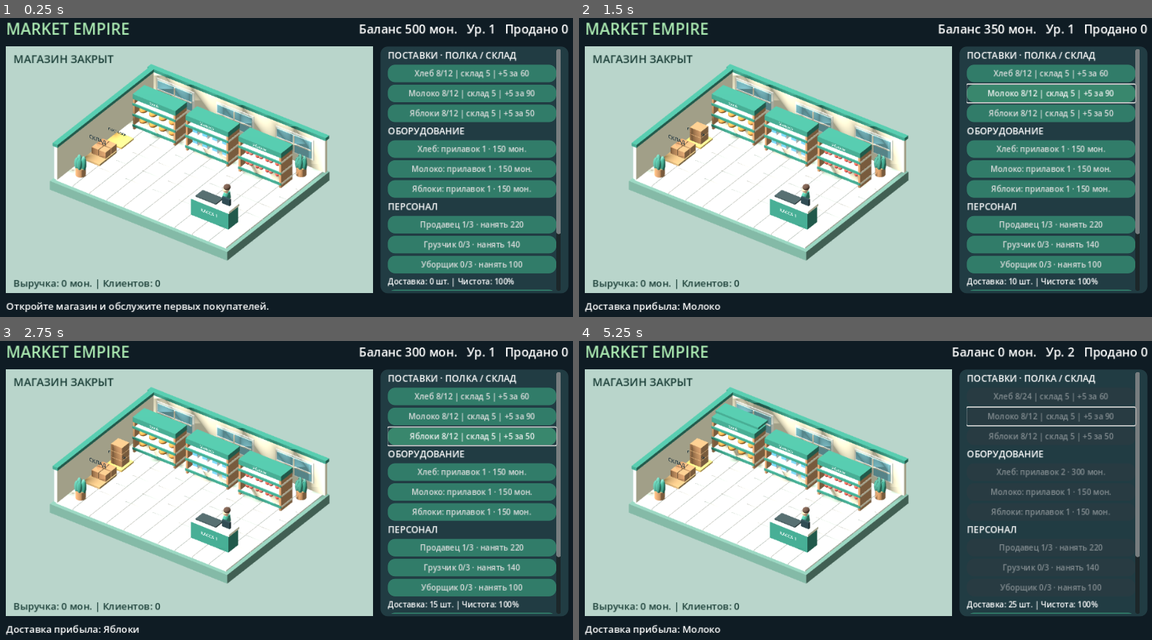
Above: before the commit, frames 1-4 (two rows, left to right).
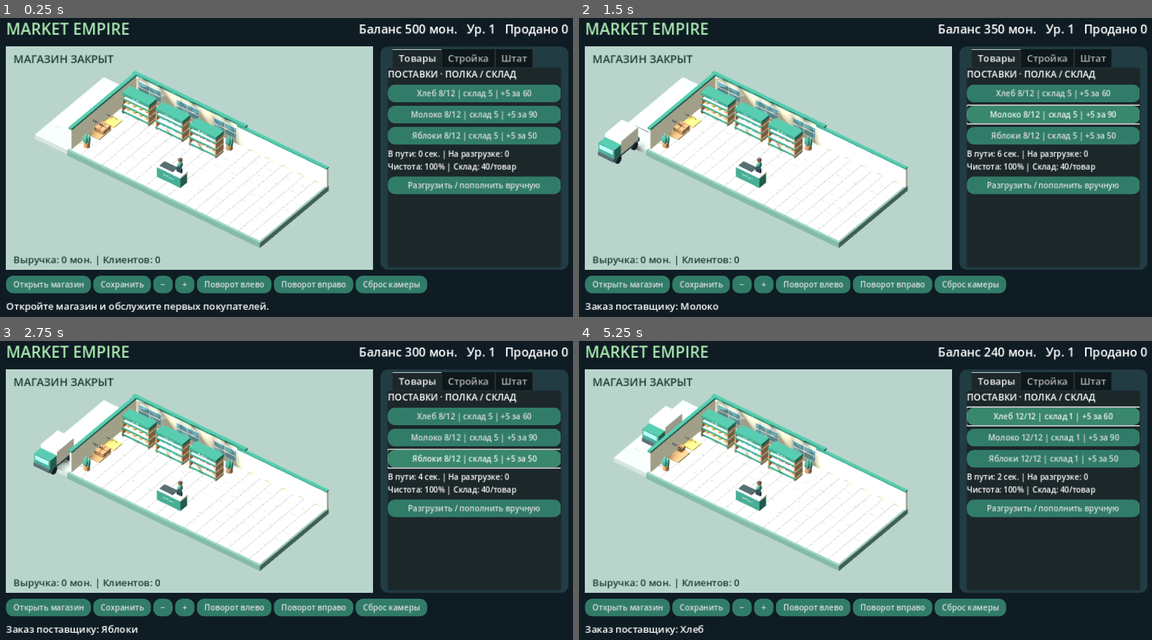
Above: after the commit, the same moments.

Repository: Denis-create-boop/mobile_game
Game: Godot game, scene res://main.tscn
The game is run twice, just before and just after one commit, with the same random seed, the same clock (stepped at 60 frames per second) and the same inputs.
Inputs (mouse positions are in pixels of both pictures, inside the frame that each line leads up to):
- Up to frame 1 (0.25 s): no input
- Up to frame 2 (1.5 s): click "Хлеб 8/12 | склад 5 | +5 за 60" at 0.5 s; click "Молоко 8/12 | склад 5 | +5 за…" at 1.25 s
- Up to frame 3 (2.75 s): click "Яблоки 8/12 | склад 5 | +5 за…" at 2 s
- Up to frame 4 (5.25 s): click (1048, 472) at 2.75 s, where only the run before the commit has a clickable "Хлеб: прилавок 1 · 150 мон."; click (1048, 397) at 3.5 s, where only the run before the commit has a clickable "Хлеб 8/24 | склад 5 | +5 за 60"; click "Разгрузить / пополнить вручную" at 4.25 s; click (1054, 415) at 5 s, where only the run after the commit has a clickable "Хлеб 12/12 | склад 1 | +5 за …"

The runs differ from the first frame. In frame 1, 42% of the frame differs, in the area x 1-100%, y 10-93%; in frame 2, 43%, in the area x 1-100%, y 10-99%; in frame 3, 42%; in frame 4, 39%.

Commit message:
Add buildable retail wing, camera controls, delivery truck and tabbed management

Diff:
--- a/main.gd
+++ b/main.gd
@@ -16,6 +16,14 @@
 var storage: Array = [5,5,5]
 var delivery: Array = [0,0,0]
 var shelf_levels: Array = [1,1,1]
+var placements: Array = [-1,-1,-1,-1,-1,-1]
+var build_kind: int = -1
+var visual: Control
+var tabs: TabContainer
+var delivery_eta: float = 0.0
+var incoming: Array = [0,0,0]
+var payment_events: Array = []
+var warehouse_level: int = 1
 var dirt: float = 0.0
 var sellers: Array = []
 var loader_pos := Vector3(-4,0,1)
@@ -104,7 +112,7 @@
 	world.clip_contents = true
 
 	row.add_child(world)
-	var visual = preload("res://store_visual.gd").new()
+	visual = preload("res://store_visual.gd").new()
 	visual.game = self
 	world.add_child(visual)
 	visual.set_anchors_and_offsets_preset(Control.PRESET_FULL_RECT)
@@ -112,36 +120,91 @@
 	panel.custom_minimum_size.x = 310
 	panel.add_theme_stylebox_override("panel", style(Color("#213c43")))
 	row.add_child(panel)
-	var scroll = ScrollContainer.new()
-	scroll.horizontal_scroll_mode = ScrollContainer.SCROLL_MODE_DISABLED
-	panel.add_child(scroll)
-	var side = VBoxContainer.new()
-	side.size_flags_horizontal = Control.SIZE_EXPAND_FILL
-	side.add_theme_constant_override("separation", 4)
-	scroll.add_child(side)
+	tabs = TabContainer.new()
+	panel.add_child(tabs)
+	var side = tab_page("Товары")
 	label(side, "ПОСТАВКИ · ПОЛКА / СКЛАД", 15)
 	for i in range(GOODS.size()):
 		shop_rows.append(button(side, "", buy.bind(i)))
-	label(side, "ОБОРУДОВАНИЕ", 15)
-	for i in range(3):
-		shelf_buttons.append(button(side, "", expand_shelf.bind(i)))
-	label(side, "ПЕРСОНАЛ", 15)
-	for i in range(3):
-		staff_buttons.append(button(side, "", hire_role.bind(i)))
 	info = label(side, "", 13)
 	button(side, "Разгрузить / пополнить вручную", manual_load)
+	side = tab_page("Стройка")
+	label(side, "РАЗМЕЩЕНИЕ ОБОРУДОВАНИЯ", 14)
+	label(side, "Выберите товар, затем место в зале.", 12)
+	for i in range(3):
+		shelf_buttons.append(button(side, "", expand_shelf.bind(i)))
+	button(side, "Отменить строительство", cancel_build)
+	button(side, "Расширить склад · 180 мон.", expand_warehouse)
+	side = tab_page("Штат")
+	label(side, "ПЕРСОНАЛ", 15)
+	for i in range(3):
+		staff_buttons.append(button(side, "", hire_role.bind(i)))
 	button(side, "Убрать магазин вручную", manual_clean)
-	open_button = button(side, "", toggle_shop)
-	button(side, "Сохранить", save_game)
+	var toolbar = HBoxContainer.new()
+	root.add_child(toolbar)
+	open_button = button(toolbar, "", toggle_shop)
+	button(toolbar, "Сохранить", save_game)
+	button(toolbar, "−", func(): visual.zoom(1.15))
+	button(toolbar, "+", func(): visual.zoom(0.87))
+	button(toolbar, "Поворот влево", func(): visual.rotate_view(-1))
+	button(toolbar, "Поворот вправо", func(): visual.rotate_view(1))
+	button(toolbar, "Сброс камеры", func(): visual.reset_view())
 	hint = label(root, "", 16)
 	hint.autowrap_mode = TextServer.AUTOWRAP_WORD_SMART
 	hint.custom_minimum_size.y = 42
 
+func tab_page(title: String) -> VBoxContainer:
+	var scroll = ScrollContainer.new()
+	scroll.name = title
+	scroll.horizontal_scroll_mode = ScrollContainer.SCROLL_MODE_DISABLED
+	tabs.add_child(scroll)
+	var content = VBoxContainer.new()
+	content.size_flags_horizontal = Control.SIZE_EXPAND_FILL
+	content.add_theme_constant_override("separation", 6)
+	scroll.add_child(content)
+	return content
+
+func build_slot(i: int) -> Vector3:
+	return Vector3(5.9+(i%3)*2.7,0,-2.1+floori(i/3.0)*3.0)
+
+func cancel_build():
+	build_kind=-1
+	message="Строительство отменено."
+	refresh()
+
+func place_equipment(slot: int):
+	if build_kind<0 or slot<0 or slot>=placements.size() or placements[slot]!=-1:
+		return
+	var i=build_kind
+	var cost=150*shelf_levels[i]
+	if shelf_levels[i]>=3 or cash<cost:
+		cancel_build()
+		return
+	cash-=cost
+	placements[slot]=i
+	shelf_levels[i]+=1
+	level+=1
+	build_kind=-1
+	message="Оборудование установлено: "+GOODS[i]
+	refresh()
+	save_game()
+
+func expand_warehouse():
+	if warehouse_level>=3 or cash<180:
+		message="Недостаточно средств или склад уже максимальный."
+		refresh()
+		return
+	cash-=180
+	warehouse_level+=1
+	message="Склад расширен."
+	refresh()
+	save_game()
+
 func refresh():
 	hud.text = "Баланс %d мон.   Ур. %d   Продано %d" % [cash, level, sold]
 	for i in range(3):
 		shop_rows[i].text = "%s %d/%d | склад %d | +5 за %d" % [GOODS[i],stock[i],capacity(i),storage[i],COST[i]*5]
-		shop_rows[i].disabled = cash < COST[i]*5 or storage[i]+delivery[i]+5 > 40
+		shop_rows[i].disabled = cash < COST[i]*5 or storage[i]+delivery[i]+incoming[i]+5 > 40*warehouse_level
 		shelf_buttons[i].text = "%s: прилавок %d · %d мон." % [GOODS[i],shelf_levels[i],150*shelf_levels[i]]
 		shelf_buttons[i].disabled = shelf_levels[i]>=3 or cash<150*shelf_levels[i]
 	var counts = [workers,loaders,cleaners]
@@ -150,7 +213,7 @@
 		staff_buttons[i].text = "%s %d/3 · нанять %d" % [names[i],counts[i],role_cost(i)]
 		staff_buttons[i].disabled = counts[i]>=3 or cash<role_cost(i)
 	open_button.text = "Закрыть магазин" if running else "Открыть магазин"
-	info.text = "Доставка: %d шт. | Чистота: %d%%" % [delivery[0]+delivery[1]+delivery[2],roundi(100-dirt)]
+	info.text = "В пути: %d сек. | На разгрузке: %d\nЧистота: %d%% | Склад: %d/товар" % [ceili(delivery_eta),delivery[0]+delivery[1]+delivery[2],roundi(100-dirt),40*warehouse_level]
 	hint.text = message
 
 func capacity(i: int = 0) -> int:
@@ -160,23 +223,22 @@
 	return [220*workers,140*(loaders+1),100*(cleaners+1)][i]
 
 func buy(i: int):
-	if cash<COST[i]*5 or storage[i]+delivery[i]+5>40:
+	if cash<COST[i]*5 or storage[i]+delivery[i]+incoming[i]+5>40*warehouse_level:
 		return
 	cash -= COST[i]*5
-	delivery[i] += 5
-	message = "Доставка прибыла: " + GOODS[i]
+	incoming[i] += 5
+	if delivery_eta<=0:
+		delivery_eta=6.0
+	message = "Заказ поставщику: " + GOODS[i]
 	refresh()
 	save_game()
 
 func expand_shelf(i: int):
 	if shelf_levels[i]>=3 or cash<150*shelf_levels[i]:
 		return
-	cash -= 150*shelf_levels[i]
-	shelf_levels[i] += 1
-	level += 1
-	message = "Новый прилавок: " + GOODS[i]
-	refresh()
-	save_game()
+	build_kind=i
+	message="Выберите свободную площадку справа от магазина."
+	refresh()
 
 func hire_role(i: int):
 	var count: int = [workers,loaders,cleaners][i]
@@ -224,6 +286,14 @@
 	return Vector3(3.1-i*2.7,0,2.3)
 
 func shelf_pos(i: int) -> Vector3:
+	# The original rack is used first; overflow is sold from installed racks.
+	if stock[i]>12:
+		var n=ceili(float(stock[i]-12)/12.0)
+		for slot in range(placements.size()):
+			if placements[slot]==i:
+				n-=1
+				if n<=0:
+					return build_slot(slot)+Vector3(0,0,0.8)
 	return Vector3(-3.25+i*3.1,0,-1.35)
 
 func add_seller():
@@ -238,6 +308,15 @@
 func _process(delta):
 	if world == null:
 		return
+	if delivery_eta>0:
+		delivery_eta=maxf(0,delivery_eta-delta)
+		if delivery_eta<=0:
+			for i in range(3):
+				delivery[i]+=incoming[i]
+				incoming[i]=0
+			message="Грузовик прибыл. Разгрузите поставку."
+			refresh()
+			save_game()
 	if running:
 		elapsed += delta
 		if elapsed>=maxf(3.0,6.0-workers*0.6+dirt*0.04) and customers.size()<6:
@@ -264,7 +343,7 @@
 		dirt=maxf(0,dirt-delta*cleaners*0.65)
 	if running or not customers.is_empty():
 		dirt=minf(100,dirt+delta*0.12)
-	info.text = "Доставка: %d шт. | Чистота: %d%%" % [delivery[0]+delivery[1]+delivery[2],roundi(100-dirt)]
+	info.text = "В пути: %d сек. | На разгрузке: %d\nЧистота: %d%% | Склад: %d/товар" % [ceili(delivery_eta),delivery[0]+delivery[1]+delivery[2],roundi(100-dirt),40*warehouse_level]
 
 func service(s: Dictionary, i: int, delta: float):
 	var home = counter(i)+Vector3(0,0,-0.95)
@@ -320,6 +399,7 @@
 				cash+=PRICE[item]
 				revenue+=PRICE[item]
 				sold+=1
+				payment_events.append({"pos":counter(i),"amount":PRICE[item]})
 				dirt=minf(100,dirt+2)
 				c["phase"]=4
 				s["phase"]=0
@@ -399,7 +479,7 @@
 		saved_storage[loader_item]+=loader_amount
 	var f=FileAccess.open(SAVE_PATH,FileAccess.WRITE)
 	if f:
-		f.store_string(JSON.stringify({"version":2,"cash":cash,"stock":saved_stock,"storag …(185 unchanged characters)…
+		f.store_string(JSON.stringify({"version":3,"placements":placements,"warehouse_level":warehouse_level,"incoming":incoming,"delivery_eta":delivery_eta,"cash":cash,"stock":saved_stock,"storag …(185 unchanged characters)…
 
 func load_game():
 	if not FileAccess.file_exists(SAVE_PATH):
@@ -415,9 +495,19 @@
 	loaders=clampi(int(data.get("loaders",0)),0,3)
 	cleaners=clampi(int(data.get("cleaners",0)),0,3)
 	dirt=clampf(float(data.get("dirt",0)),0,100)
+	warehouse_level=clampi(int(data.get("warehouse_level",1)),1,3)
+	placements=data.get("placements",[-1,-1,-1,-1,-1,-1])
+	incoming=data.get("incoming",[0,0,0])
+	delivery_eta=maxf(0,float(data.get("delivery_eta",0)))
 	for i in range(3):
 		shelf_levels[i]=clampi(int(data.get("shelf_levels",[1,1,1])[i]),1,3)
 		var old=maxi(0,int(data.get("stock",[8,8,8])[i]))
 		stock[i]=mini(old,capacity(i))
 		storage[i]=maxi(0,int(data.get("storage",[5,5,5])[i]))+old-stock[i]
 		delivery[i]=maxi(0,int(data.get("delivery",[0,0,0])[i]))
+	if int(data.get("version",1))<3:
+		var slot=0
+		for i in range(3):
+			for j in range(shelf_levels[i]-1):
+				placements[slot]=i
+				slot+=1
--- a/store_visual.gd
+++ b/store_visual.gd
@@ -18,12 +18,22 @@
 var dirt_marks: Array = []
 var delivery_boxes: Array = []
 var tick: float = 0.0
+var build_pads: Array = []
+var built_racks: Array = []
+var built_items: Array = []
+var truck: Node3D
+var warehouse_extra: Array = []
+var orbit: float = 0.65
+var camera_zoom: float = 16.5
+var popups: Array = []
+var last_placements: Array = []
+var mouse_down := Vector2.ZERO
 var status_label: Label
 var sales_label: Label
 
 func _ready():
 	stretch = true
-	mouse_filter = Control.MOUSE_FILTER_IGNORE
+	mouse_filter = Control.MOUSE_FILTER_STOP
 	viewport = SubViewport.new()
 	viewport.size = Vector2i(640,420)
 	viewport.own_world_3d = true
@@ -48,22 +58,76 @@
 	stage.add_child(light)
 	camera = Camera3D.new()
 	camera.projection = Camera3D.PROJECTION_ORTHOGONAL
-	camera.size = 11.8
+	camera.size = 16.5
 	camera.position = Vector3(10,12,14)
 	stage.add_child(camera)
-	camera.look_at(Vector3(0,0.3,0))
+	camera.look_at_from_position(Vector3(16,15,18),Vector3(3,0.3,0))
 	camera.current = true
 	build_store()
+	build_extension()
+	reset_view()
 	status_label = Label.new()
 	status_label.position = Vector2(12,8)
+	status_label.mouse_filter=Control.MOUSE_FILTER_IGNORE
 	status_label.add_theme_font_size_override("font_size",18)
 	status_label.add_theme_color_override("font_color",Color("#193d36"))
 	add_child(status_label)
 	sales_label = Label.new()
+	sales_label.mouse_filter=Control.MOUSE_FILTER_IGNORE
 	sales_label.set_anchors_and_offsets_preset(Control.PRESET_BOTTOM_LEFT)
 	sales_label.position = Vector2(12, size.y-30)
 	sales_label.add_theme_color_override("font_color",Color("#193d36"))
 	add_child(sales_label)
+
+func reset_view():
+	orbit=0.65
+	camera_zoom=16.5
+	update_camera()
+
+func zoom(factor: float):
+	camera_zoom=clampf(camera_zoom*factor,7,23)
+	update_camera()
+
+func rotate_view(direction: int):
+	orbit=clampf(orbit+direction*0.35,-0.45,1.45)
+	update_camera()
+
+func update_camera():
+	camera.size=camera_zoom
+	var target=Vector3(3.0,0.5,0)
+	camera.look_at_from_position(target+Vector3(sin(orbit)*17,14,cos(orbit)*17),target)
+
+func _gui_input(event):
+	if event is InputEventMouseButton:
+		if event.pressed and event.button_index==MOUSE_BUTTON_WHEEL_UP:
+			zoom(0.9)
+		elif event.pressed and event.button_index==MOUSE_BUTTON_WHEEL_DOWN:
+			zoom(1.1)
+		elif event.button_index==MOUSE_BUTTON_LEFT:
+			if event.pressed:
+				mouse_down=event.position
+			elif mouse_down.distance_to(event.position)<12:
+				select_pad(event.position)
+	elif event is InputEventScreenTouch:
+		if event.pressed:
+			mouse_down=event.position
+		elif mouse_down.distance_to(event.position)<12:
+			select_pad(event.position)
+
+func select_pad(pos: Vector2):
+	if game.build_kind<0 or camera==null:
+		return
+	var pixel=pos*Vector2(viewport.size)/size
+	var origin=camera.project_ray_origin(pixel)
+	var direction=camera.project_ray_normal(pixel)
+	if absf(direction.y)<0.001:
+		return
+	var point=origin+direction*(-origin.y/direction.y)
+	for i in range(6):
+		var pad: Vector3=game.build_slot(i)
+		if absf(point.x-pad.x)<1.18 and absf(point.z-pad.z)<0.85:
+			game.place_equipment(i)
+			return
 
 func mat(color: Color) -> StandardMaterial3D:
 	var m = StandardMaterial3D.new()
@@ -224,6 +288,77 @@
 	broom.rotation.z=-0.3
 	box(cleaner,Vector3(0.48,0.08,0.16),Vector3(0.25,0.12,0.2),Color("#c59e65"))
 
+func build_extension():
+	var cream=Color("#eee3d2")
+	var mint=Color("#398675")
+	var wood=Color("#b88c62")
+	# Additional retail wing with accessible construction pads.
+	box(stage,Vector3(8.6,-0.29,0),Vector3(8.2,0.48,8.4),Color("#688e82"))
+	for x in range(8):
+		for z in range(8):
+			var color=Color("#e9e5d9") if (x+z)%2==0 else Color("#ceded2")
+			box(stage,Vector3(5.1+x,-0.04,z-3.5),Vector3(0.98,0.08,0.98),color)
+	box(stage,Vector3(8.6,0.85,-4),Vector3(8.3,1.7,0.18),cream)
+	box(stage,Vector3(8.6,1.77,-4),Vector3(8.3,0.12,0.26),mint)
+	for i in range(6):
+		var center: Vector3=game.build_slot(i)
+		var pad=box(stage,center+Vector3(0,0.015,0),Vector3(2.4,0.035,1.65),Color("#91bdab"))
+		build_pads.append(pad)
+		built_racks.append(null)
+		built_items.append([])
+	# External loading bay, vehicle and warehouse extension.
+	box(stage,Vector3(-6.65,-0.25,0),Vector3(3.0,0.4,8.4),Color("#a6adac"))
+	box(stage,Vector3(-6.65,0.02,-0.4),Vector3(2.6,0.08,5.8),Color("#bdc4be"))
+	for i in range(2):
+		var unit=Node3D.new()
+		stage.add_child(unit)
+		unit.position=Vector3(-6.3,0,1.8+i*1.15)
+		box(unit,Vector3(0,0.1,0),Vector3(1.8,0.18,1.05),wood)
+		for j in range(4):
+			box(unit,Vector3(-0.42+(j%2)*0.82,0.45+floori(j/2.0)*0.54,0),Vector3(0.76,0.5,0.8),wood.lightened(j*0.035))
+		warehouse_extra.append(unit)
+	truck=Node3D.new()
+	stage.add_child(truck)
+	box(truck,Vector3(0,0.56,0),Vector3(1.45,0.3,3.2),Color("#46535a"))
+	box(truck,Vector3(0,1.22,-0.35),Vector3(1.5,1.25,2.05),cream)
+	box(truck,Vector3(0,0.98,1.02),Vector3(1.48,1.08,0.95),mint)
+	box(truck,Vector3(0,1.23,1.51),Vector3(1.25,0.37,0.04),Color("#90c8dd"))
+	for x in [-0.74,0.74]:
+		for z in [-0.95,1.05]:
+			var wheel=cylinder(truck,Vector3(x,0.35,z),0.32,0.18,Color("#253238"))
+			wheel.rotation.z=PI/2
+	sign_text(truck,Vector3(0,1.32,-1.39),"MARKET",mint,0.004)
+	truck.visible=false
+
+func install_rack(slot: int, kind: int):
+	var rack=Node3D.new()
+	stage.add_child(rack)
+	rack.position=game.build_slot(slot)
+	var color=Color("#63a9c4") if kind==1 else Color("#398675")
+	var cream=Color("#f1e8d4")
+	var height=1.8 if kind!=2 else 1.15
+	box(rack,Vector3(0,height/2,-0.36),Vector3(2.25,height,0.12),color)
+	for x in [-1.09,1.09]:
+		box(rack,Vector3(x,height/2,0),Vector3(0.1,height,0.9),color)
+	var items: Array=[]
+	for y in [0.22,0.75,1.28]:
+		var yy: float=y if kind!=2 else y*0.62
+		box(rack,Vector3(0,yy,0),Vector3(2.25,0.09,0.9),cream)
+		for j in range(4):
+			var p=Vector3(-0.79+j*0.52,yy+0.18,0.04)
+			var item: MeshInstance3D
+			if kind==1:
+				item=box(rack,p,Vector3(0.29,0.32,0.27),Color("#a5d4ea"))
+			elif kind==0:
+				item=ball(rack,p,Vector3(0.4,0.26,0.46),Color("#d39b54"))
+			else:
+				item=ball(rack,p,Vector3(0.31,0.3,0.31),Color("#d85b50"))
+			items.append(item)
+	box(rack,Vector3(0,height+0.04,0),Vector3(2.25,0.16,0.92),color)
+	sign_text(rack,Vector3(0,height+0.04,0.47),game.GOODS[kind],Color.WHITE,0.004)
+	built_racks[slot]=rack
+	built_items[slot]=items
+
 func person(color: Color) -> Node3D:
 	var p = Node3D.new()
 	stage.add_child(p)
@@ -273,11 +408,44 @@
 	if not is_instance_valid(game) or status_label==null:
 		return
 	tick+=delta
+	var displayed=[12,12,12]
+	for i in range(6):
+		var kind: int=game.placements[i]
+		build_pads[i].visible=game.build_kind>=0 and kind<0
+		if kind>=0:
+			if built_racks[i]==null:
+				install_rack(i,kind)
+			for j in range(built_items[i].size()):
+				built_items[i][j].visible=displayed[kind]+j<game.stock[kind]
+			displayed[kind]+=12
+	for i in range(warehouse_extra.size()):
+		warehouse_extra[i].visible=game.warehouse_level>i+1
+	var at_dock: bool=game.delivery[0]+game.delivery[1]+game.delivery[2]>0 or game.loader_phase==2
+	truck.visible=game.delivery_eta>0 or at_dock
+	truck.position=Vector3(-6.6,0,lerpf(-1.6,7.0,clampf(game.delivery_eta/6.0,0,1))) if game.delivery_eta>0 and not at_dock else Vector3(-6.6,0,-1.6)
+	for event in game.payment_events:
+		var tag=Label3D.new()
+		tag.text="+"+str(event["amount"])
+		tag.billboard=BaseMaterial3D.BILLBOARD_ENABLED
+		tag.font_size=64
+		tag.pixel_size=0.009
+		tag.modulate=Color("#f7d26a")
+		tag.outline_size=8
+		stage.add_child(tag)
+		tag.position=event["pos"]+Vector3(0,2,0)
+		popups.append({"node":tag,"life":1.6})
+	game.payment_events.clear()
+	for popup in popups:
+		popup["life"]-=delta
+		popup["node"].position.y+=delta*0.8
+		if popup["life"]<=0:
+			popup["node"].queue_free()
+	popups=popups.filter(func(p): return p["life"]>0)
 	for i in range(3):
 		for j in range(products[i].size()):
 			products[i][j].visible=j<game.stock[i]
 		for k in range(2):
-			extras[i][k].visible=game.shelf_levels[i]>k+1
+			extras[i][k].visible=false
 		for j in range(extra_goods[i].size()):
 			extra_goods[i][j].visible=j+12<game.stock[i]
 		employees[i].visible=i<game.workers
